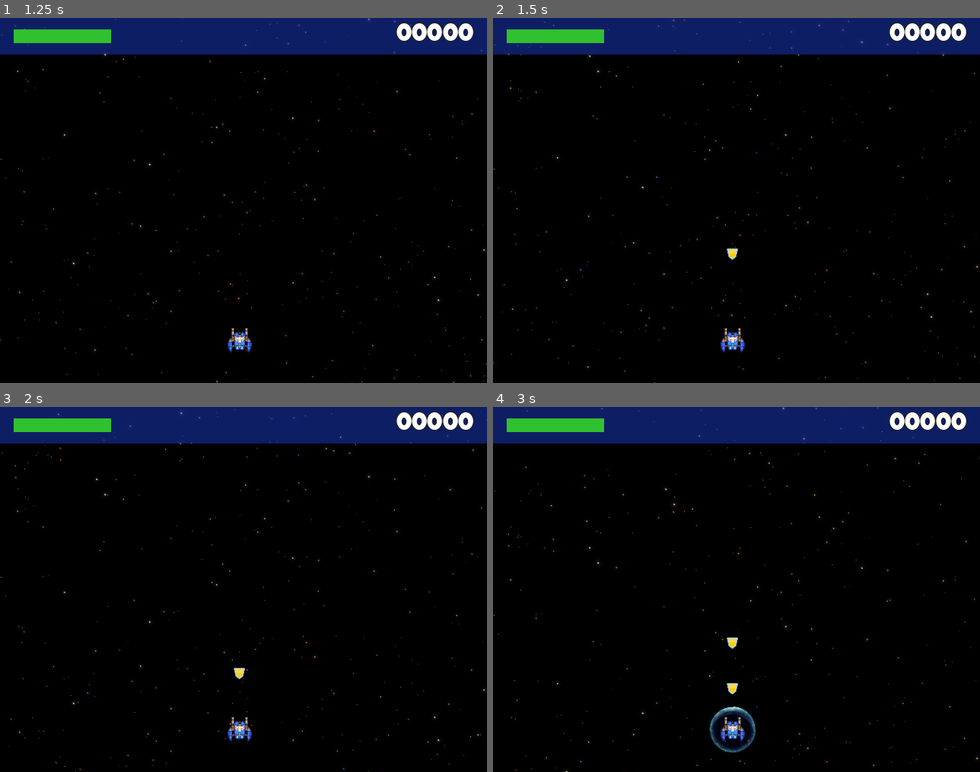
Above: before the commit, frames 1-4 (two rows, left to right).
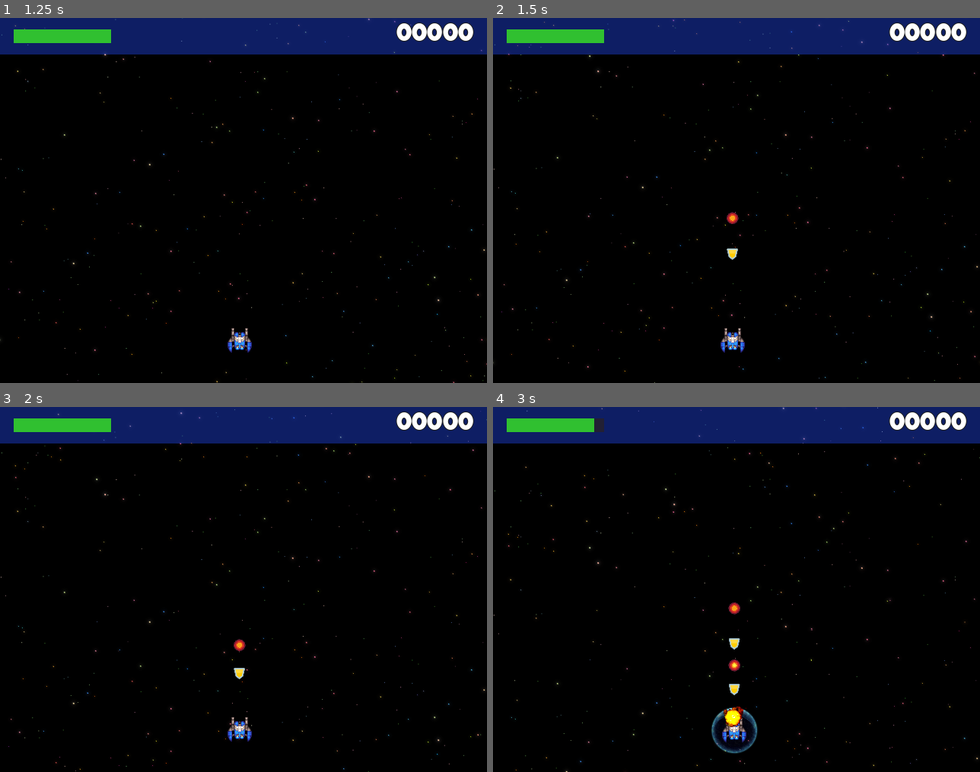
Above: after the commit, the same moments.

Repository: Babrakov/space-ace
Game: Godot game, scene res://Scenes/Main/Main.tscn
Two runs of this game, one before a commit and one after it. Both use one fixed random seed, a clock stepped at 60 frames per second and the inputs below.
Inputs:
- Up to frame 1 (1.25 s): click "Play" at 0.5 s
- Up to frame 2 (1.5 s): tap T (test) at 1.35 s
- Up to frame 3 (2 s): no input
- Up to frame 4 (3 s): tap T (test) at 2.1, 2.85 s

Frame 1 is identical in both runs. In frame 2, less than 0.1% of the frame differs, in the area x 47-51%, y 53-57%; in frame 3, less than 0.1%; in frame 4, 0.9%, in the area x 20-55%, y 3-95%.

Commit message:
Player Health Update

Diff:
--- a/Scenes/GameUi/GameUi.gd
+++ b/Scenes/GameUi/GameUi.gd
@@ -1 +1,13 @@
 extends Control
+
+@onready var health_bar: HealthBar = $ColorRect/MarginContainer/HealthBar
+
+# Called when the node enters the scene tree for the first time.
+func _enter_tree() -> void:
+	SignalHub.on_player_hit.connect(on_player_hit)
+
+func on_player_hit(v: int) -> void:
+	health_bar.take_damage(v)
+
+func _on_health_bar_died() -> void:
+	print("Player died")
--- a/Scenes/GameUi/GameUi.tscn
+++ b/Scenes/GameUi/GameUi.tscn
@@ -42,3 +42,5 @@
 size_flags_horizontal = 8
 text = "00000"
 label_settings = ExtResource("2_anolp")
+
+[connection signal="died" from="ColorRect/MarginContainer/HealthBar" to="." method="_on_health_bar_died"]
--- a/Scenes/Level/Level.gd
+++ b/Scenes/Level/Level.gd
@@ -2,12 +2,12 @@
 
 func _unhandled_input(event: InputEvent) -> void:
 	if Input.is_action_just_pressed("test"):
-		#SignalHub.emit_on_create_bullet(
-			#Vector2(315,300),
-			#Vector2.DOWN,
-			#100.0,
-			#BulletBase.BulletType.Bomb
-		#)
+		SignalHub.emit_on_create_bullet(
+			Vector2(315,250),
+			Vector2.DOWN,
+			100.0,
+			BulletBase.BulletType.Bomb
+		)
 		SignalHub.emit_on_create_powerup(
 			Vector2(315,300),
 		   PowerUp.PowerUpType.Shield
--- a/Scenes/Player/Player.gd
+++ b/Scenes/Player/Player.gd
@@ -24,3 +24,5 @@
 		match area.power_up_type:
 			PowerUp.PowerUpType.Shield:
 				shield.enable_shield()
+	elif area is Projectile:
+		SignalHub.emit_on_player_hit(area.get_damage())
